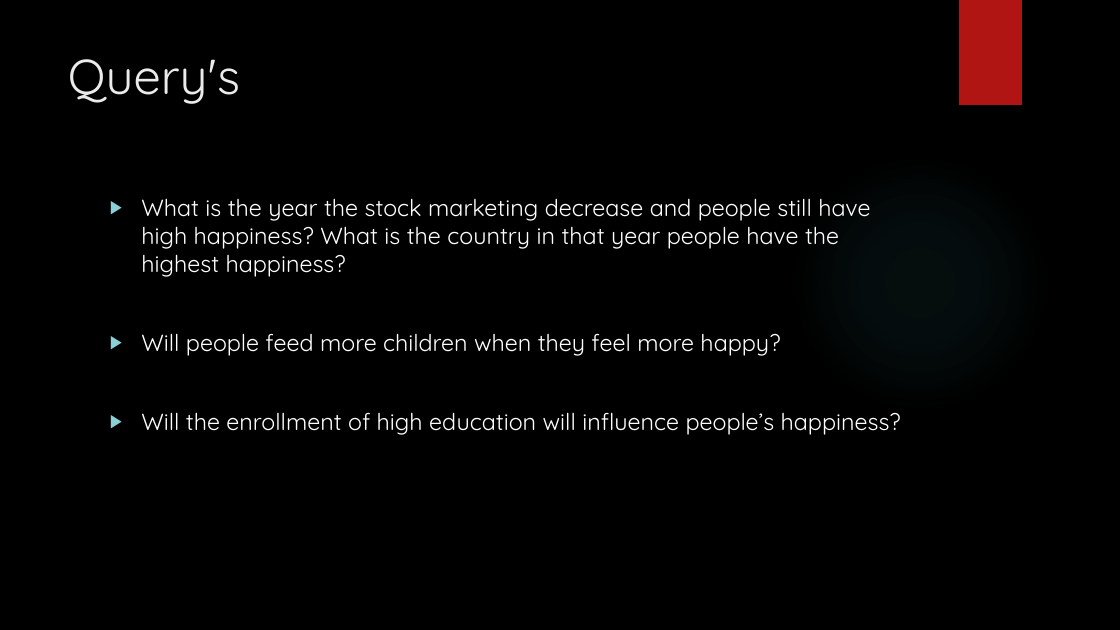
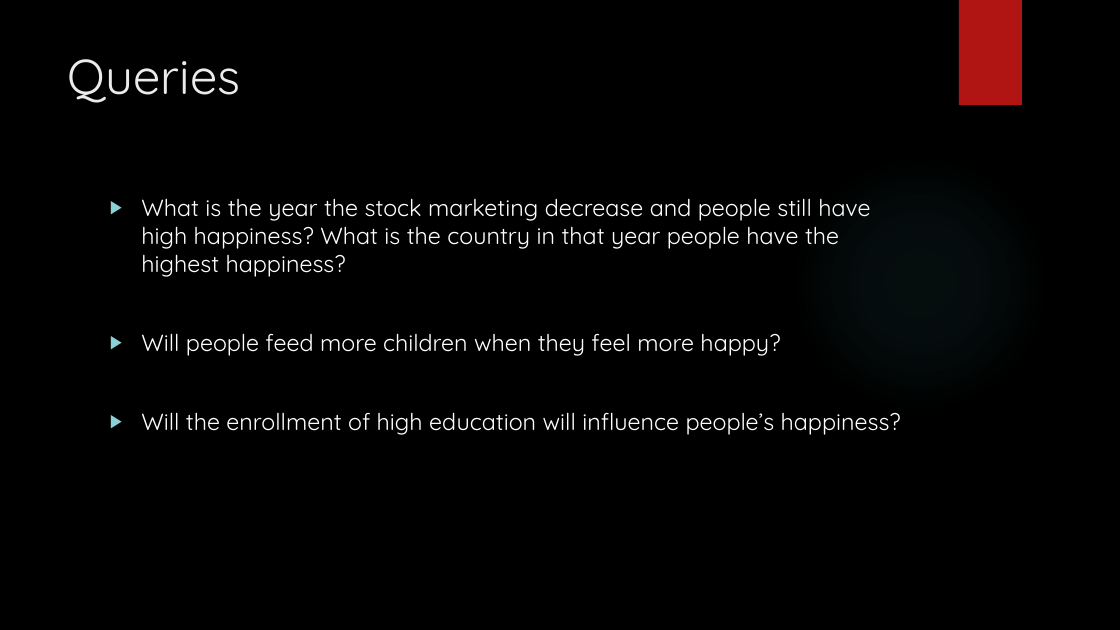
Before and after one commit to SocialWeather/SocialWeather, a slide deck: slide 9 of Social Weather Presentation.pptx (slide 8 before the commit). Drawn at 1120x630 pixels with LibreOffice and Linux fonts; fonts in the diff are those of the drawing; background and template pictures are left out. Boxes give left, top, right and bottom in pixels: in the first picture for what was removed or moved away, otherwise in the second. Text is boxed around its words. In the diff, an @@ line names an element or a change of style, - is before the commit and + after.

```diff
--- a/Social Weather Presentation.pptx
+++ b/Social Weather Presentation.pptx
@@ title at (68, 59, 241, 103): text changed @@
-Query's
+Queries
```
Also in this commit, not shown: 2 other slides changed, 4 slides added, 1 slide removed.
